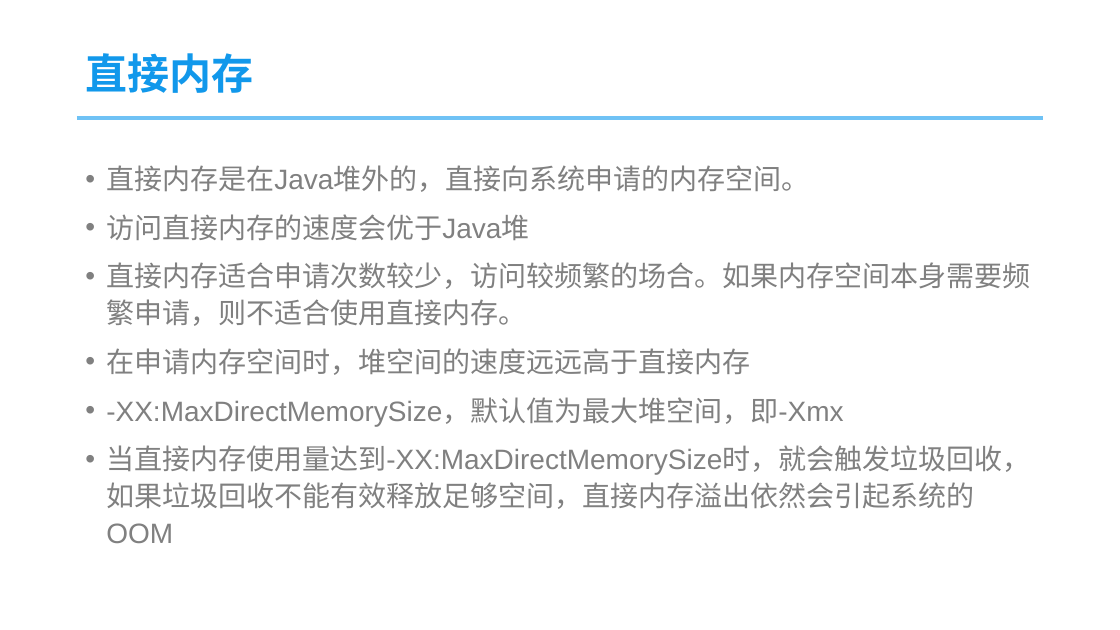
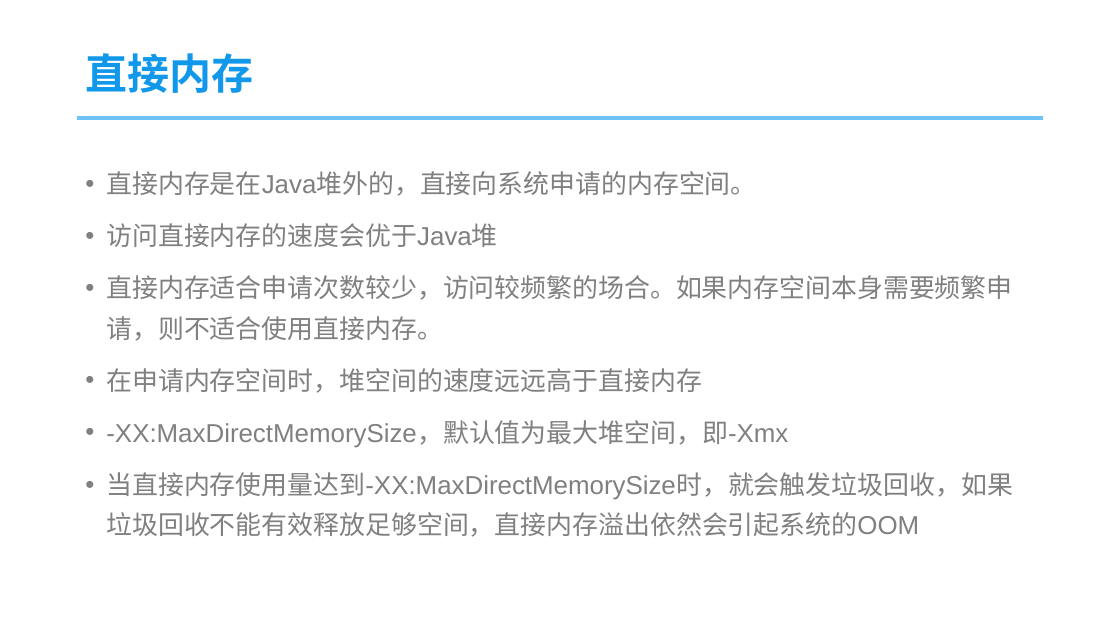
Before and after one commit to xrw560/knowledge-store, a slide deck: slide 7 of cusppt/java.pptx (slide 3 before the commit). Drawn at 1120x630 pixels with LibreOffice and Linux fonts; fonts in the diff are those of the drawing; background and template pictures are left out. Boxes give left, top, right and bottom in pixels: in the first picture for what was removed or moved away, otherwise in the second. Text is boxed around its words. In the diff, an @@ line names an element or a change of style, - is before the commit and + after.

```diff
--- a/cusppt/java.pptx
+++ b/cusppt/java.pptx
@@ text "直接内存是在Java堆外的，直接向系统申请的内存空间。" at <box>106,171,1013,537</box>: size 24 to 22.2 pt; line spacing 1.1 to 1.3 @@
```
Also in this commit, not shown: 7 other slides changed, 14 slides added, 1 other file.
